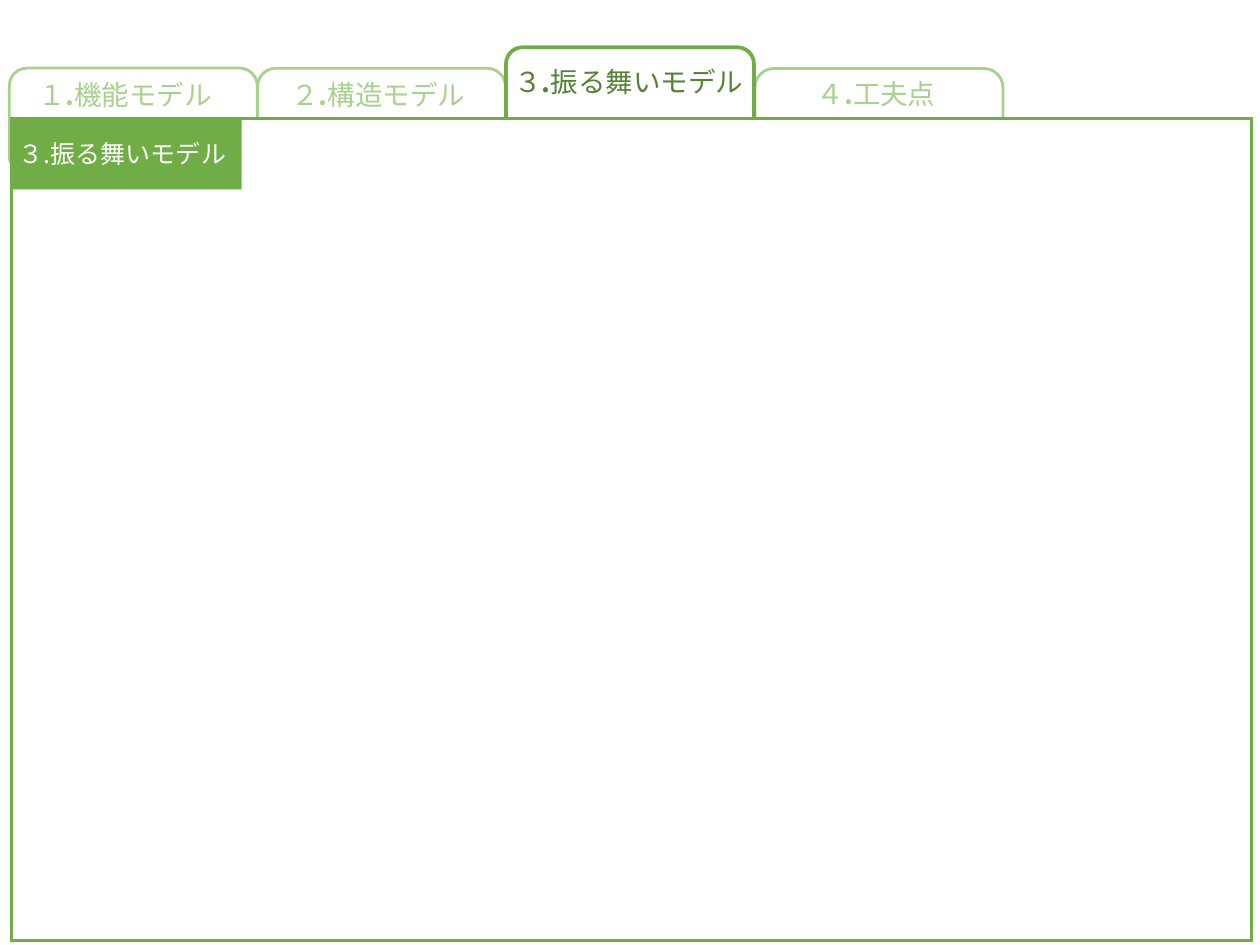
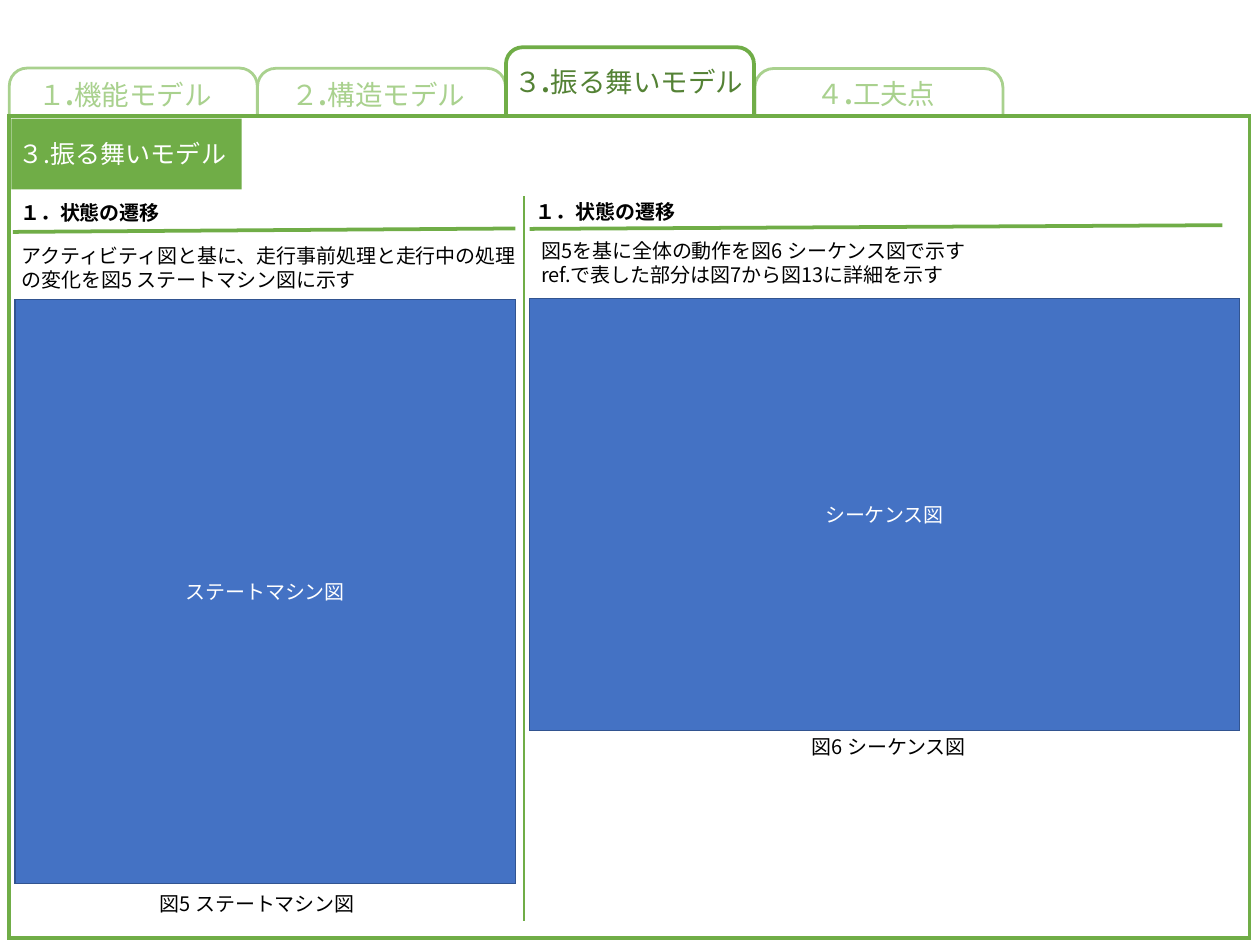
Before and after one commit to akita-lab-2019/model, a slide deck: slide 4 of model_file_template_primary.pptx. Drawn at 1260x945 pixels with LibreOffice and Linux fonts; fonts in the diff are those of the drawing. Boxes give left, top, right and bottom in pixels: in the first picture for what was removed or moved away, otherwise in the second. Text is boxed around its words. In the diff, an @@ line names an element or a change of style, - is before the commit and + after.

```diff
--- a/model_file_template_primary.pptx
+++ b/model_file_template_primary.pptx
@@ text added at (x1=20, y1=203, x2=160, y2=222), 16 pt, text #000000, bold @@
+１．状態の遷移
@@ line added from (524, 196) to (524, 921), #70AD47 1 pt @@
@@ text added at (x1=536, y1=202, x2=676, y2=221), 16 pt, text #000000, bold @@
+１．状態の遷移
@@ line added from (13, 232) to (516, 229), #70AD47 3 pt @@
@@ line added from (529, 229) to (1222, 225), #70AD47 3 pt @@
@@ text added at (x1=21, y1=246, x2=515, y2=289), 16 pt, text #000000 @@
+アクティビティ図と基に、走行事前処理と走行中の処理の変化を図5 ステートマシン図に示す
@@ text added at (x1=541, y1=241, x2=965, y2=284), 16 pt, text #000000 @@
+図5を基に全体の動作を図6 シーケンス図で示す
+ref.で表した部分は図7から図13に詳細を示す
@@ rectangle added at (x1=529, y1=299, x2=1239, y2=730), fill #4472C4, outline #325491 1 pt, 16 pt, text #FFFFFF @@
+シーケンス図
@@ rectangle added at (x1=15, y1=300, x2=516, y2=884), fill #4472C4, outline #325491 1 pt, 16 pt, text #FFFFFF @@
+ステートマシン図
@@ text added at (x1=812, y1=738, x2=966, y2=756), 16 pt, text #000000 @@
+図6 シーケンス図
@@ text added at (x1=160, y1=895, x2=354, y2=913), 16 pt, text #000000 @@
+図5 ステートマシン図
```
Also in this commit, not shown: 1 other slide changed, 1 other file.
